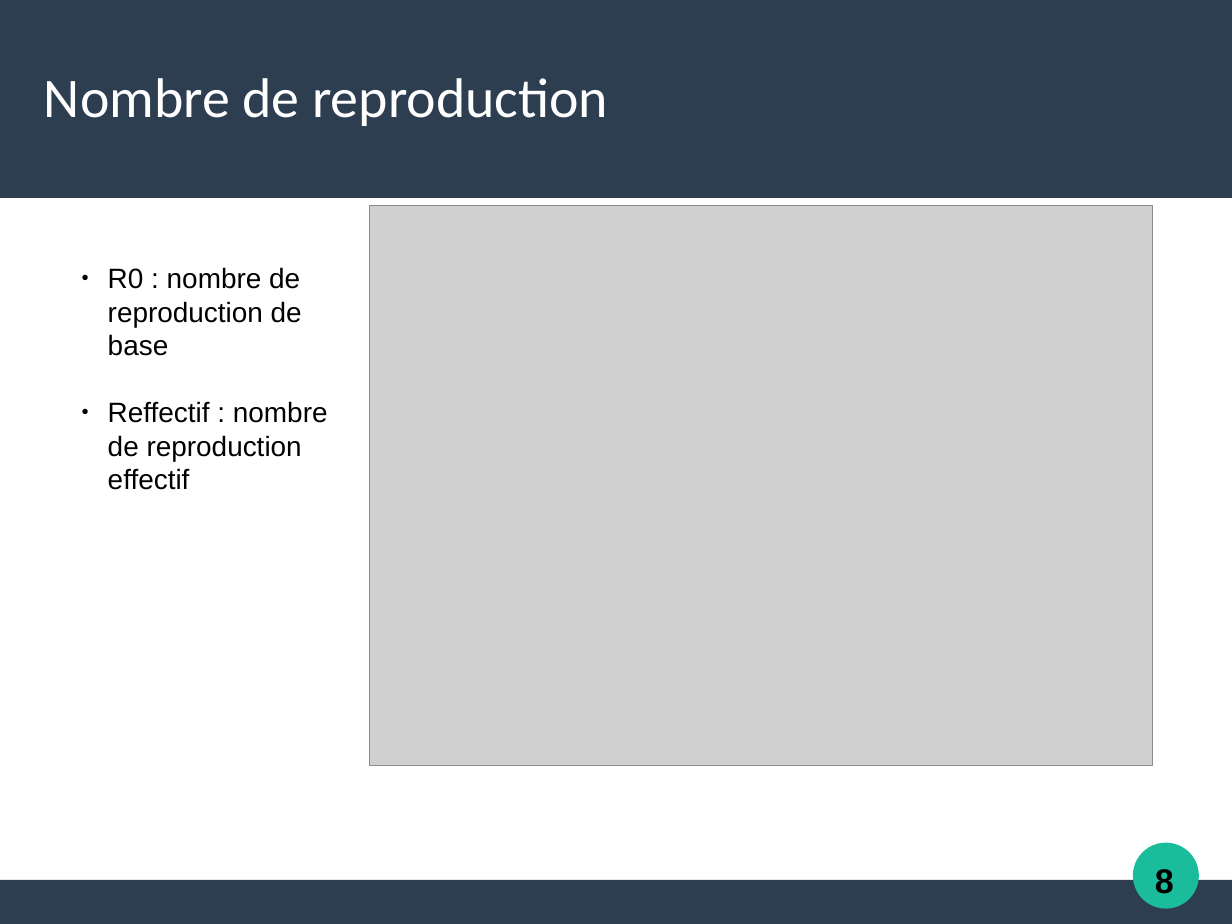
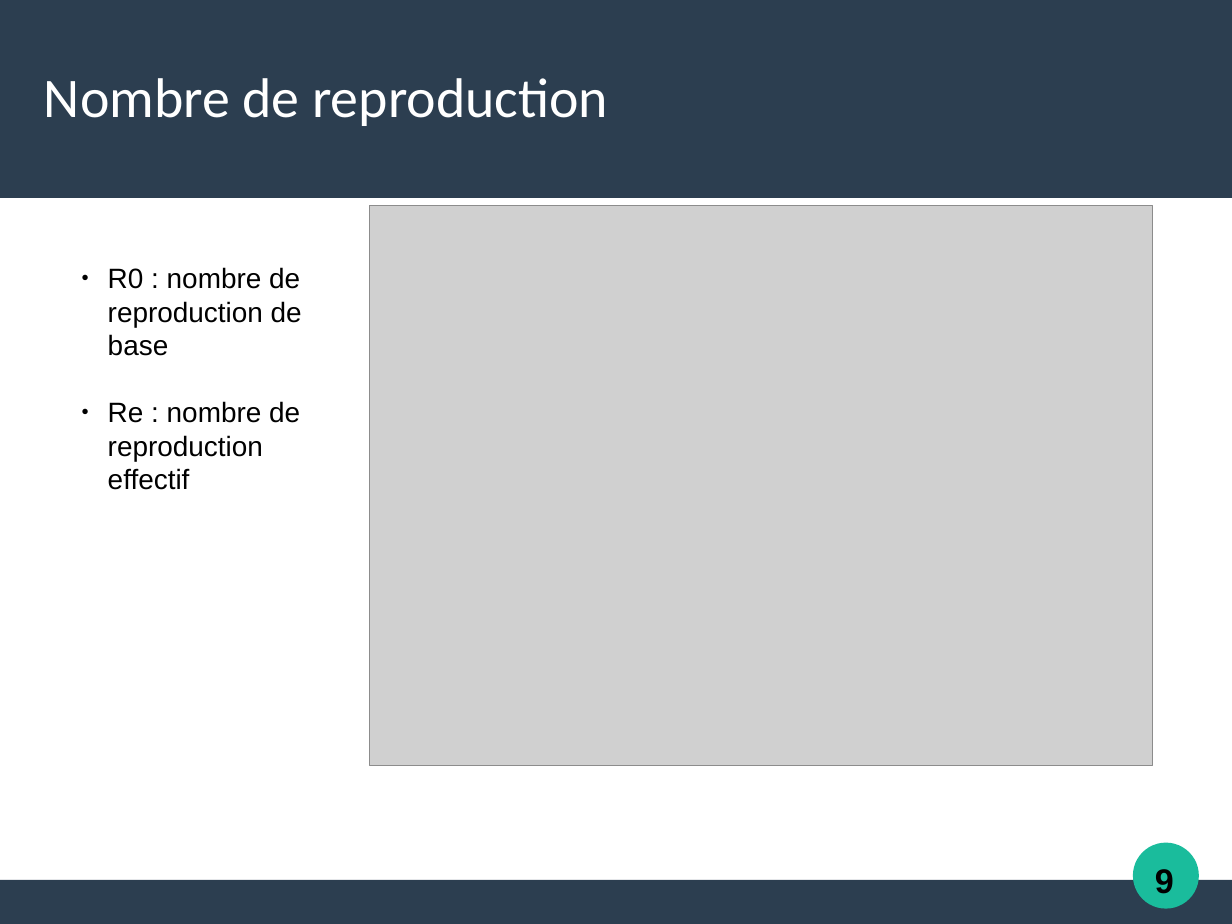
Before and after one commit to Alexia57/TIPE-2021-MP, a slide deck: slide 12 of Tipe_presentation.odp. Drawn at 1232x924 pixels with LibreOffice and Linux fonts; fonts in the diff are those of the drawing; grey boxes stand for pictures. Boxes give left, top, right and bottom in pixels: in the first picture for what was removed or moved away, otherwise in the second. Text is boxed around its words. In the diff, an @@ line names an element or a change of style, - is before the commit and + after.

```diff
--- a/Tipe_presentation.odp
+++ b/Tipe_presentation.odp
@@ text at bbox=[108, 401, 300, 490]: text changed @@
-● Reffectif : nombre de reproduction effectif
+● Re : nombre de reproduction effectif
@@ text at bbox=[1155, 869, 1174, 894]: text changed @@
-8
+9
```
Also in this commit, not shown: 8 other slides changed, 5 slides added, 6 slides removed, 13 other files.
